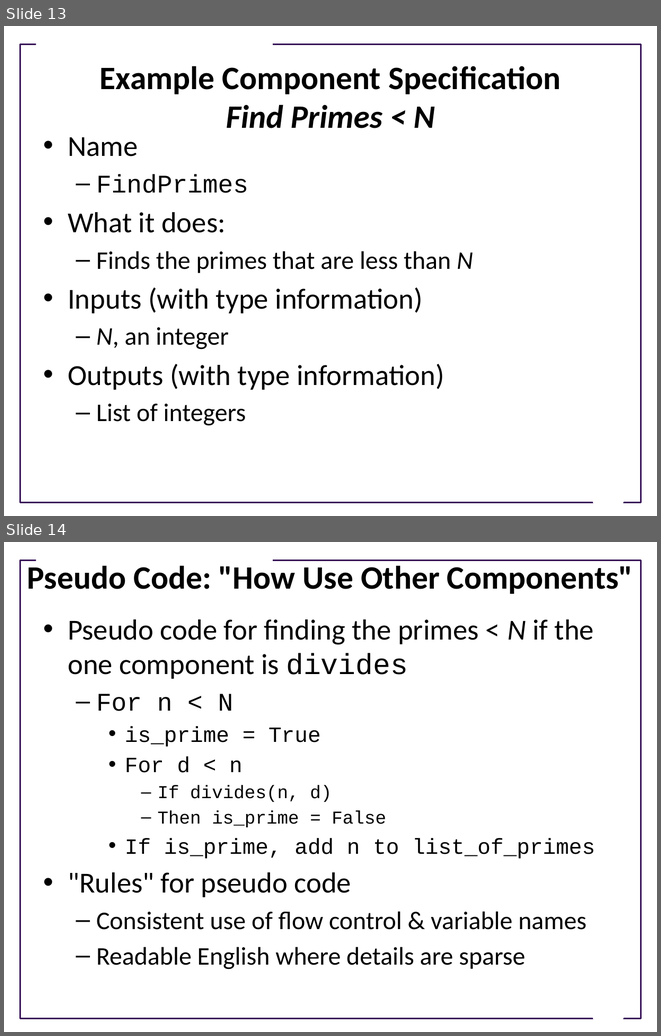
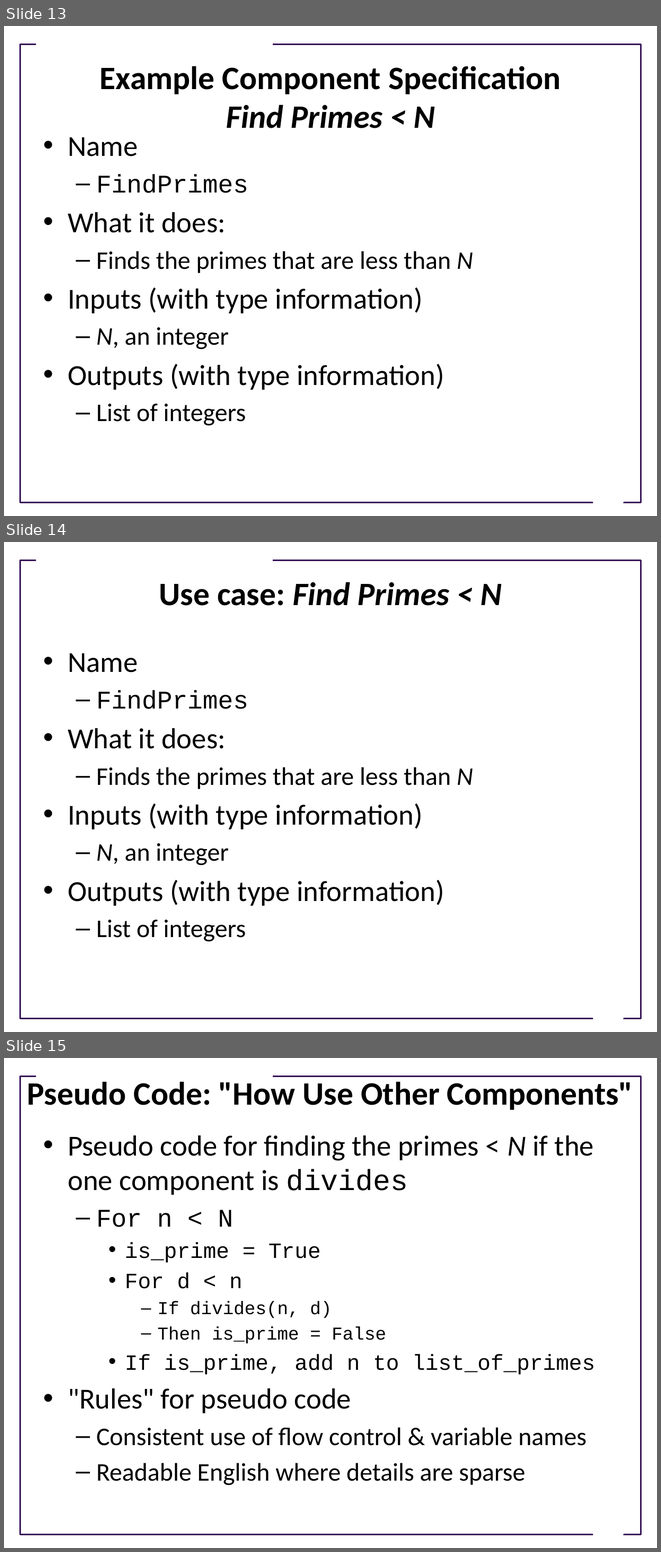
Before and after one commit to UWDIRECT/UWDIRECT.github.io, a slide deck: Wi21_content/SEDS/L10.Software_Design.pptx. Shown one above the other, each under a label of ours: slides 13 and 14 before the commit, slides 13, 14 and 15 after it. The pictures are 661x1036 and 661x1552 pixels, drawn with LibreOffice and Linux fonts; fonts in the diff are those of the drawing; background and template pictures are left out. Boxes give left, top, right and bottom in pixels: in the first picture for what was removed or moved away, otherwise in the second. Text is boxed around its words. In the diff, an @@ line names an element or a change of style, - is before the commit and + after.

Commit message:
updated example to include atm case

```diff
--- a/Wi21_content/SEDS/L10.Software_Design.pptx
+++ b/Wi21_content/SEDS/L10.Software_Design.pptx
@@ slide 14 added at (4,542,657,1032), background #FFFFFF; not listed: 3 template elements that a slide beside it also shows @@
@@ title added at (159,582,502,606), 36 pt, text #000000, bold, italic @@
+Use case: Find Primes < N
@@ text added at (68,653,473,942), 32 pt, text #000000 @@
+• Name
+  – FindPrimes
+• What it does:
+  – Finds the primes that are less than N
+• Inputs (with type information)
+  – N, an integer
+• Outputs (with type information)
+  – List of integers
@@ what was slide 14 is now slide 15 @@
```
Also in this commit, not shown: 1 slide changed, 1 other slide added.
